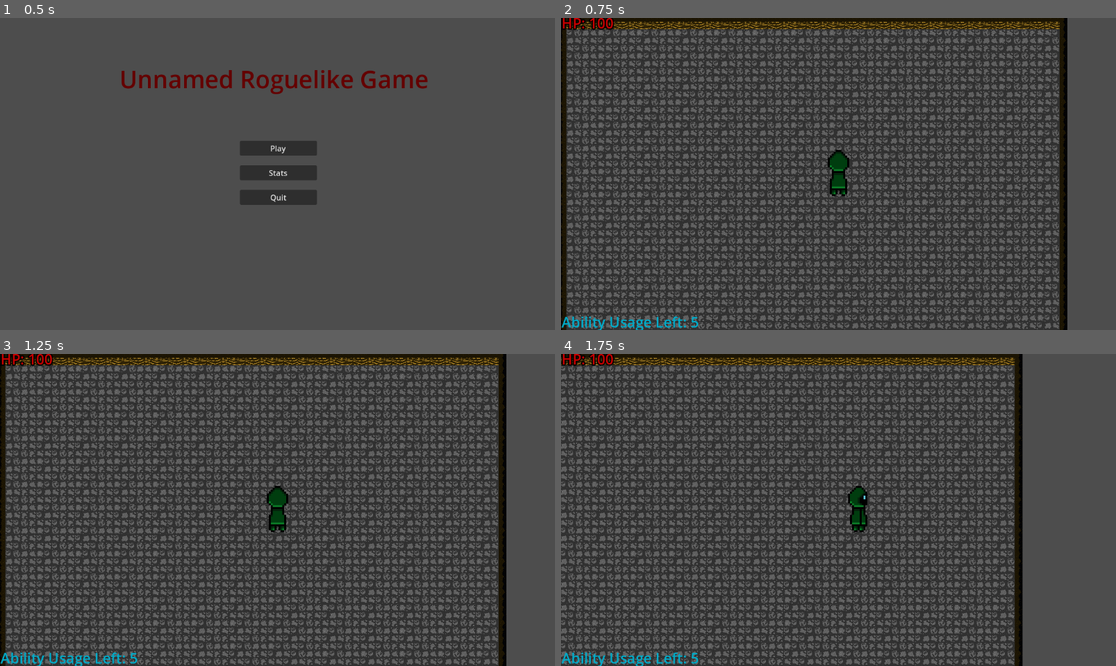
Above: before the commit, frames 1-4 (two rows, left to right).
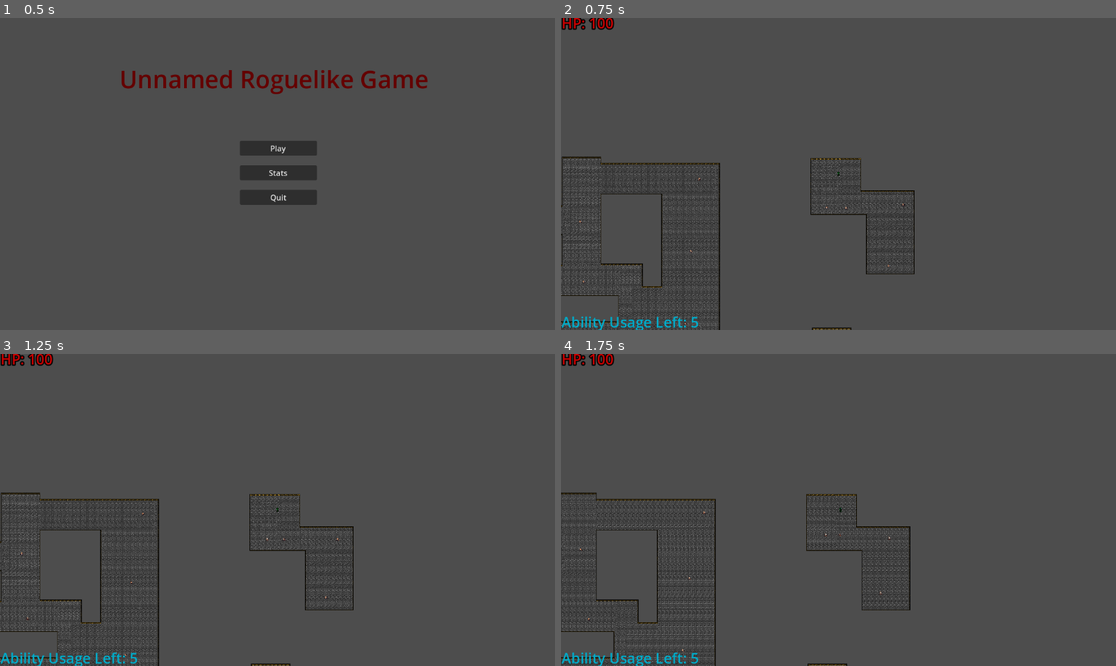
Above: after the commit, the same moments.

Repository: Unnamed-Roguelike-Game/Game
Game: Godot game, scene res://Menus/Main_Menu.tscn
Same seed, same stepped clock (60 frames per second), same inputs: the game is played once before the commit and once after it.
Inputs (mouse positions are in pixels of both pictures, inside the frame that each line leads up to):
- Up to frame 1 (0.5 s): no input
- Up to frame 2 (0.75 s): click "Play" at 0.5 s
- Up to frame 3 (1.25 s): no input
- Up to frame 4 (1.75 s): tap Enter at 1.25 s; move the mouse to (960, 494) at 1.27 s; hold D (right) from 1.28 s (still down); click (960, 494) at 1.35 s

Frame 1 is identical in both runs. In frame 2, 49% of the frame differs, in the area x 0-92%, y 0-100%; in frame 3, 49%; in frame 4, 45%.

Commit message:
Add spawn points for various dungeons

Diff:
--- a/Unnamed Roguelike Game/Game.gd
+++ b/Unnamed Roguelike Game/Game.gd
@@ -4,9 +4,11 @@
 @export var LargeRoom1: PackedScene
 
 @onready var room_group: Node2D = $"Rooms"
+@onready var spawn_points: Node2D = $"SpawnPointGroup"
 
-const MAX_ROOMS: int = 1
+const MAX_ROOMS: int = 3
 
+var current_spawn_point: int = 0
 var rooms_generation_done: bool = false
 
 func _process(_delta: float) -> void:
@@ -27,4 +29,6 @@
 	else:
 		room = NormalRoom1.instantiate()
 
+	room.position = (spawn_points.get_child(current_spawn_point)).get("position")
 	room_group.add_child(room)
+	current_spawn_point += 1
--- a/Unnamed Roguelike Game/Game.tscn
+++ b/Unnamed Roguelike Game/Game.tscn
@@ -17,3 +17,16 @@
 position = Vector2(581, 333)
 
 [node name="UI" parent="." instance=ExtResource("3_ym3ji")]
+
+[node name="SpawnPointGroup" type="Node2D" parent="."]
+
+[node name="SpawnPoint1" type="Marker2D" parent="SpawnPointGroup"]
+
+[node name="SpawnPoint2" type="Marker2D" parent="SpawnPointGroup"]
+position = Vector2(36, 3544)
+
+[node name="SpawnPoint3" type="Marker2D" parent="SpawnPointGroup"]
+position = Vector2(-5161, -13)
+
+[node name="SpawnPoint4" type="Marker2D" parent="SpawnPointGroup"]
+position = Vector2(6308, 47)
--- a/Unnamed Roguelike Game/GameCharacters/Player.tscn
+++ b/Unnamed Roguelike Game/GameCharacters/Player.tscn
@@ -204,6 +204,7 @@
 [node name="Projectile Spawn" type="Marker2D" parent="." groups=["Player"]]
 
 [node name="Camera2D" type="Camera2D" parent="."]
+zoom = Vector2(0.1, 0.1)
 position_smoothing_enabled = true
 position_smoothing_speed = 6.0
 rotation_smoothing_enabled = true
--- a/Unnamed Roguelike Game/Scripts/Room.gd
+++ b/Unnamed Roguelike Game/Scripts/Room.gd
@@ -4,6 +4,7 @@
 
 @onready var enemy_group: Node2D = $"EnemyGroup"
 
+var room_active: bool = false
 var room_cleared: bool = false
 var item_spawned: bool = false
 
